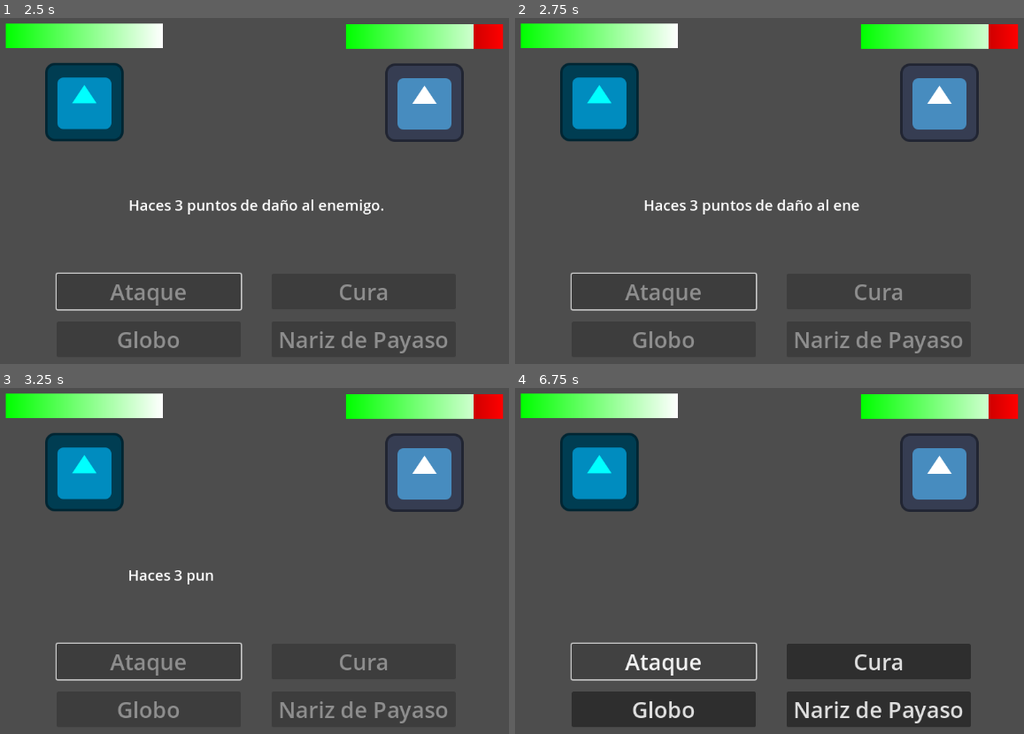
Above: before the commit, frames 1-4 (two rows, left to right).
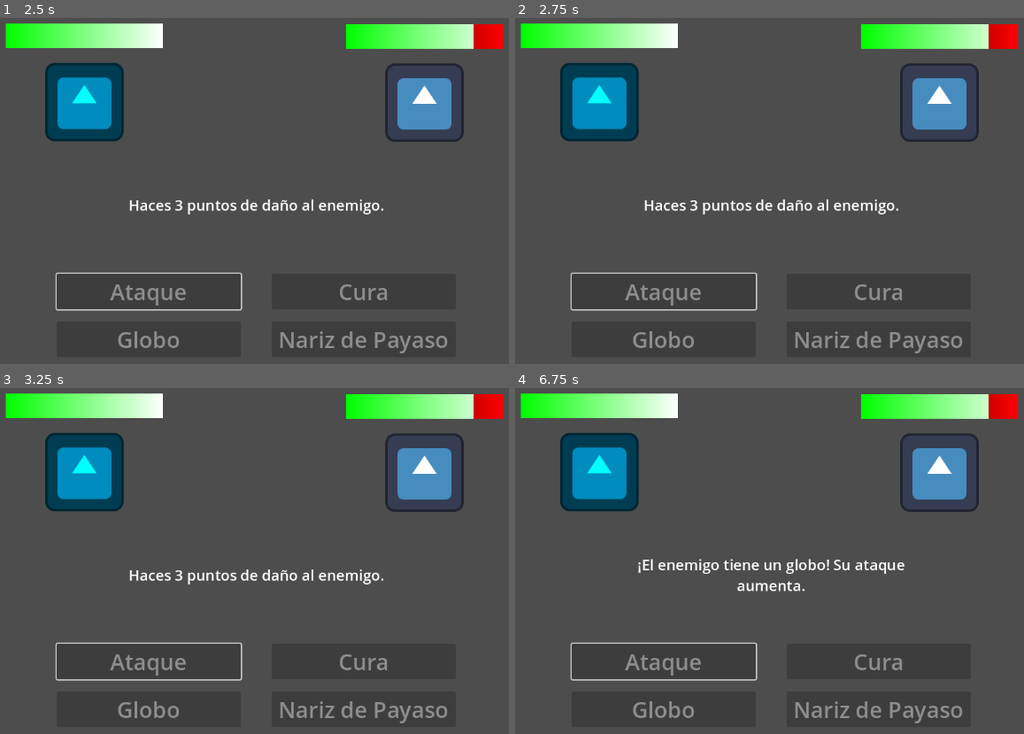
Above: after the commit, the same moments.

Repository: t0m45DEV/skidaddle-skidoodle
Game: Godot game, scene res://Scenes/combat.tscn
The game is run twice, just before and just after one commit, with the same random seed, the same clock (stepped at 60 frames per second) and the same inputs. The engine's default icon, where the game draws it, is replaced by a stand-in: a white triangle on a blue panel in a dark square.
Inputs:
- Up to frame 1 (2.5 s): click "Ataque" at 0.5 s; tap Enter at 1.25 s; tap Space at 2 s
- Up to frame 2 (2.75 s): no input
- Up to frame 3 (3.25 s): no input
- Up to frame 4 (6.75 s): tap Enter at 3.5 s

Frame 1 is identical in both runs. In frame 2, 0.1% of the frame differs, in the area x 67-76%, y 52-57%; in frame 3, 0.7%; in frame 4, 2.2%, in the area x 21-88%, y 49-97%.

Commit message:
Mejor transicion de texto

Diff:
--- a/project/doodler/Scenes/combat.tscn
+++ b/project/doodler/Scenes/combat.tscn
@@ -59,10 +59,22 @@
 "update": 0,
 "values": [Color(1, 1, 1, 1)]
 }
+tracks/4/type = "value"
+tracks/4/imported = false
+tracks/4/enabled = true
+tracks/4/path = NodePath("UI/CurrentEffectDescription:visible_characters_behavior")
+tracks/4/interp = 1
+tracks/4/loop_wrap = true
+tracks/4/keys = {
+"times": PackedFloat32Array(0),
+"transitions": PackedFloat32Array(1),
+"update": 1,
+"values": [0]
+}
 
 [sub_resource type="Animation" id="Animation_ut0kg"]
 resource_name = "effect"
-length = 3.0
+length = 4.0
 tracks/0/type = "value"
 tracks/0/imported = false
 tracks/0/enabled = true
@@ -70,10 +82,22 @@
 tracks/0/interp = 1
 tracks/0/loop_wrap = true
 tracks/0/keys = {
-"times": PackedFloat32Array(0, 1, 2.0333333, 3),
+"times": PackedFloat32Array(0, 1, 3, 4),
 "transitions": PackedFloat32Array(1, 1, 1, 1),
 "update": 0,
 "values": [0.0, 1.0, 1.0, 0.0]
+}
+tracks/1/type = "value"
+tracks/1/imported = false
+tracks/1/enabled = true
+tracks/1/path = NodePath("UI/CurrentEffectDescription:visible_characters_behavior")
+tracks/1/interp = 1
+tracks/1/loop_wrap = true
+tracks/1/keys = {
+"times": PackedFloat32Array(0, 2, 4),
+"transitions": PackedFloat32Array(1, 1, 1),
+"update": 1,
+"values": [0, 4, 0]
 }
 
 [sub_resource type="Animation" id="Animation_d53gg"]
